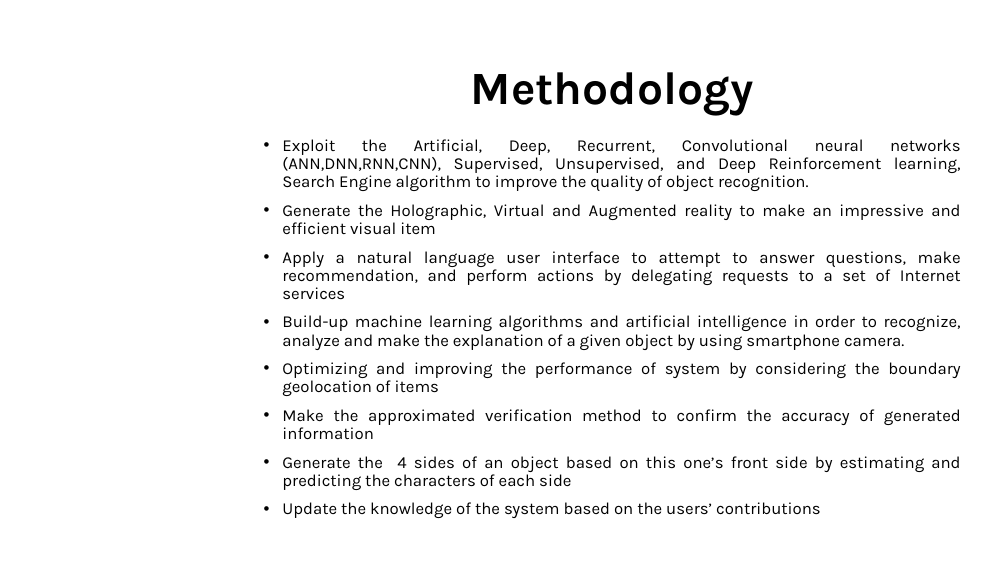
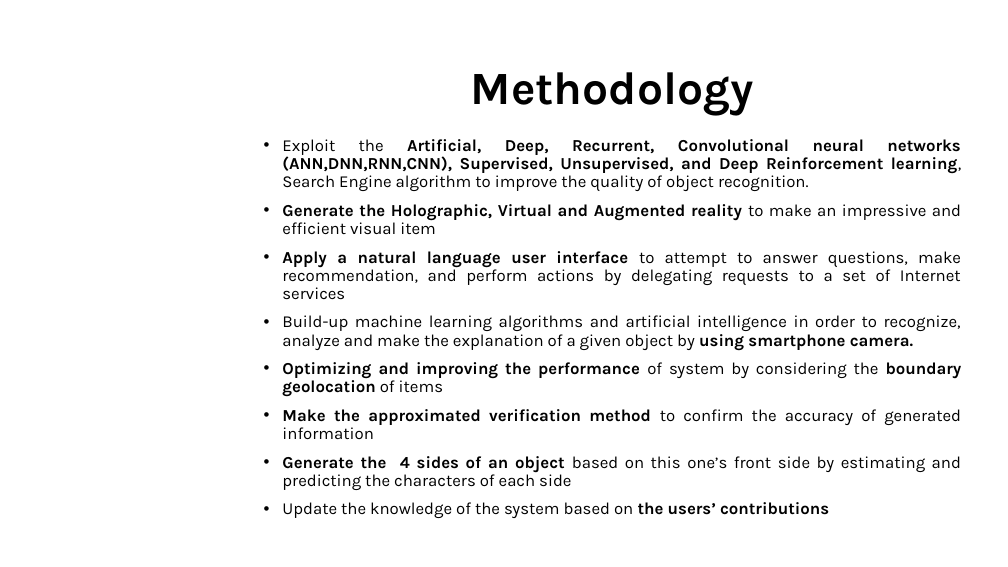
Before and after one commit to dungdovu/DGA1031, a slide deck: slide 19 of DGA1031/What is it.pptx. Drawn at 1008x567 pixels with LibreOffice and Linux fonts; fonts in the diff are those of the drawing; background and template pictures are left out. Boxes give left, top, right and bottom in pixels: in the first picture for what was removed or moved away, otherwise in the second. Text is boxed around its words. In the diff, an @@ line names an element or a change of style, - is before the commit and + after.

```diff
--- a/DGA1031/What is it.pptx
+++ b/DGA1031/What is it.pptx
@@ text "Exploit the Artificial, Deep, Recurrent, ..." at (x1=282, y1=139, x2=962, y2=518): bold on in "Artificial, Deep, Recurrent, Convolutional neural networks ( ...", "Generate the Holographic, Virtual and Augmented reality", "Apply a natural language user interface", "using smartphone camera." and 4 more places @@
```
Also in this commit, not shown: 6 other slides changed, 2 other files.
